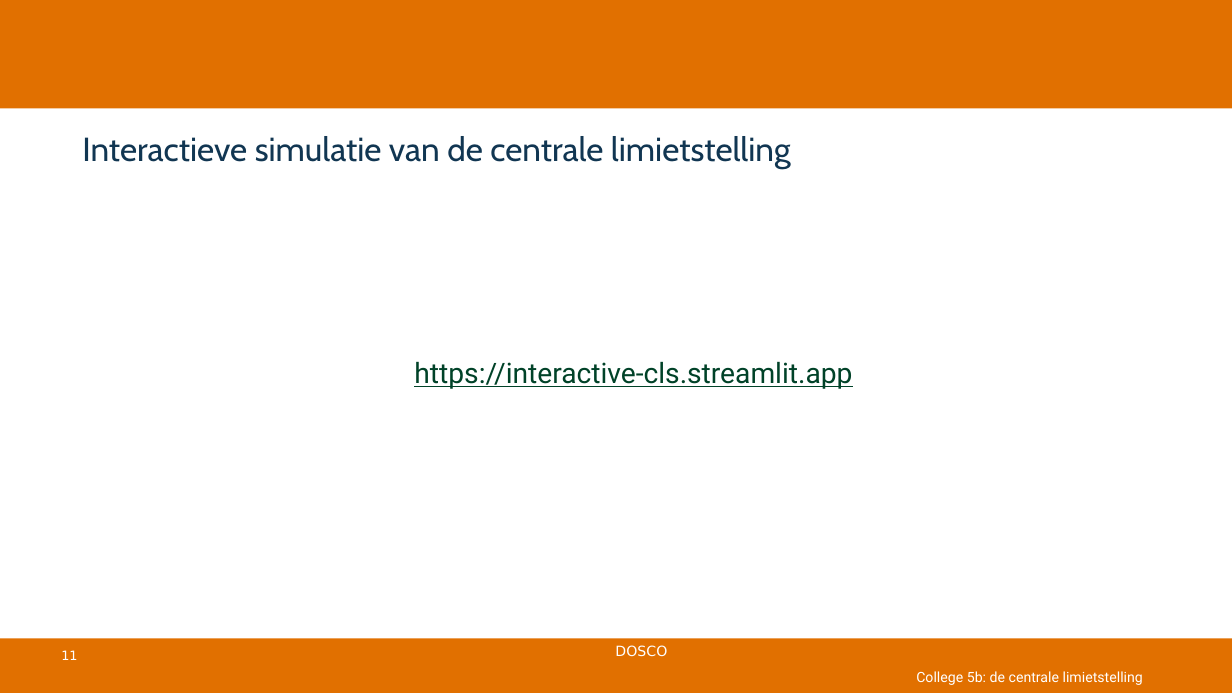
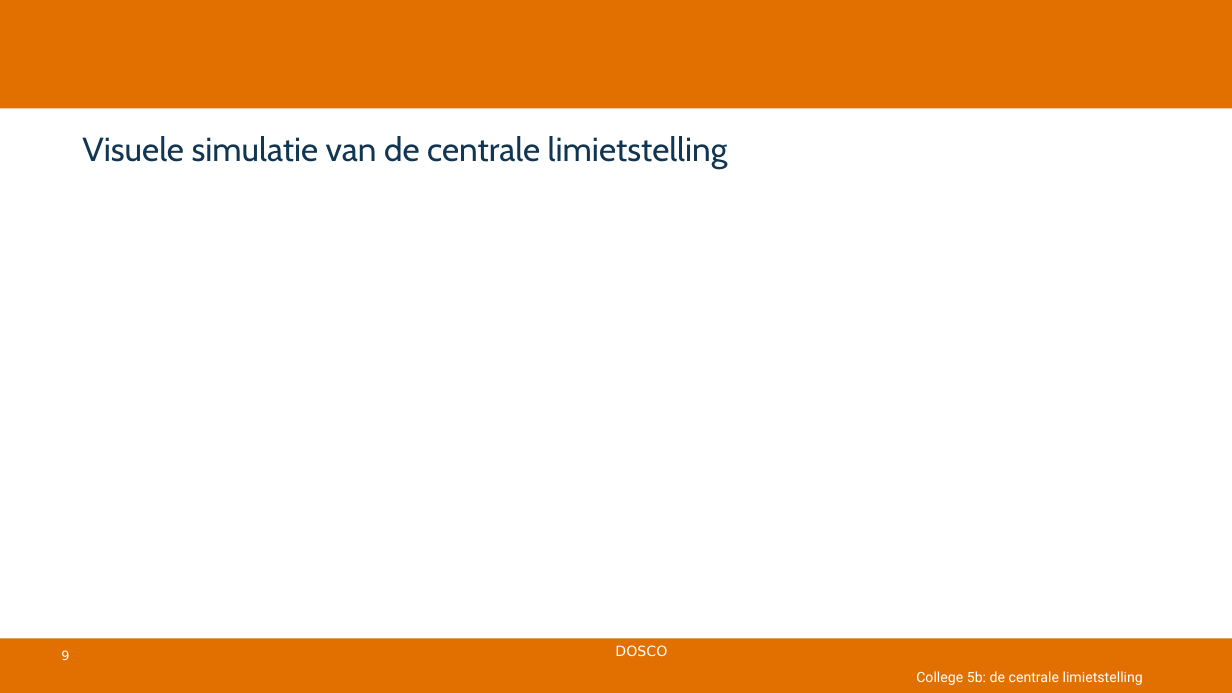
Before and after one commit to DBlom96/Statistiek, a slide deck: slide 9 of Slides/2025-2026/Slides/Statistiek 2025-2026 -- college 5b -- centrale limietstelling.pptx (slide 11 before the commit). Drawn at 1232x693 pixels with LibreOffice and Linux fonts; fonts in the diff are those of the drawing; grey boxes stand for pictures; background and template pictures are left out. Boxes give left, top, right and bottom in pixels: in the first picture for what was removed or moved away, otherwise in the second. Text is boxed around its words. In the diff, an @@ line names an element or a change of style, - is before the commit and + after.

```diff
--- a/Slides/2025-2026/Slides/Statistiek 2025-2026 -- college 5b -- centrale limietstelling.pptx
+++ b/Slides/2025-2026/Slides/Statistiek 2025-2026 -- college 5b -- centrale limietstelling.pptx
@@ title at (82, 136, 728, 169): text changed @@
-Interactieve simulatie van de centrale limietstelling
+Visuele simulatie van de centrale limietstelling
@@ text removed at (414, 361, 852, 389) @@
-  https://interactive-cls.streamlit.app
@@ page number at (61, 650, 69, 661): text changed @@
-11
+9
```
Also in this commit, not shown: 5 other slides changed, 1 slide removed, 1 other file.
